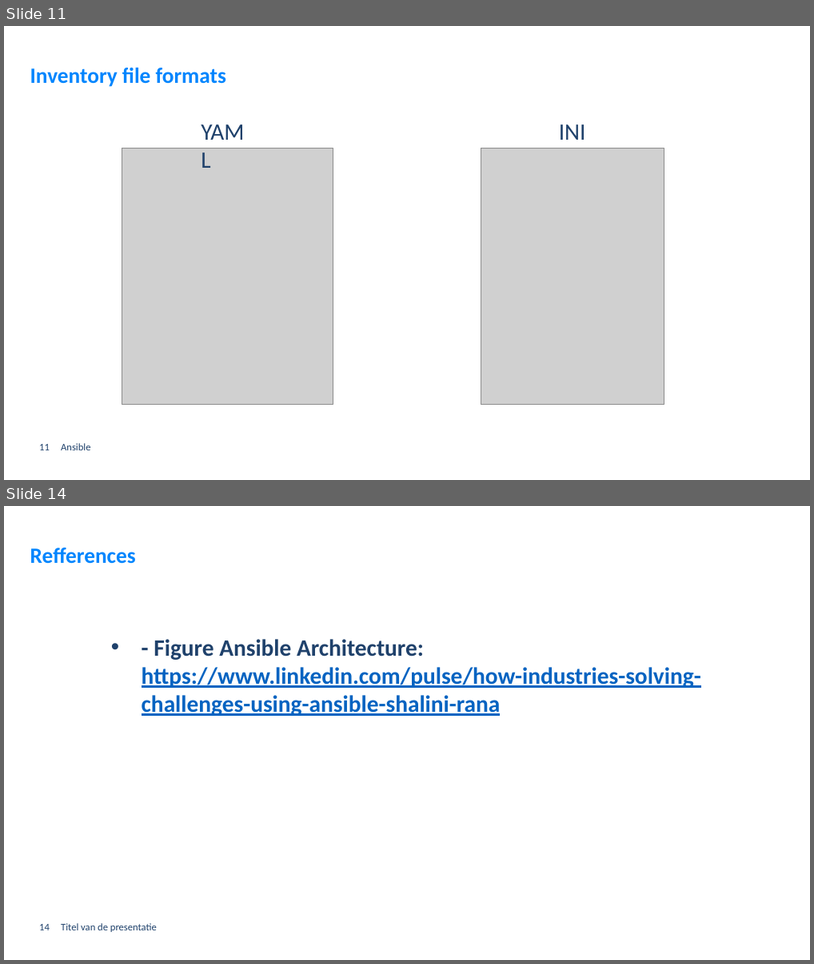
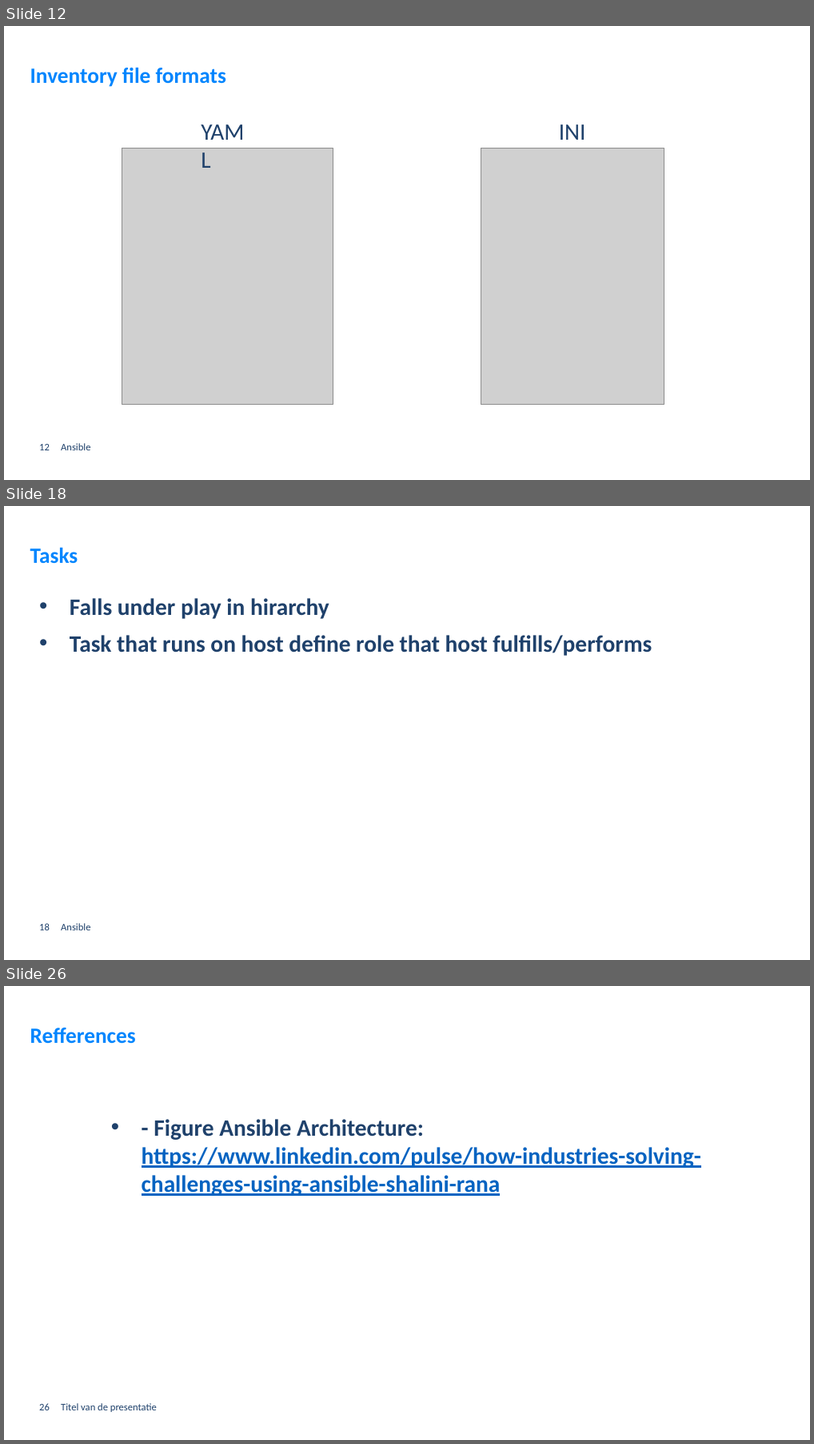
Before and after one commit to GerritVanMol/Ansible_Introduction-21_22, a slide deck: Documents/Ansible_BasicsAndHowToGetStarted.pptx. Shown one above the other, each under a label of ours: slides 11 and 14 before the commit, slides 12, 18 and 26 after it; the slides between them are not shown. The pictures are 814x964 and 814x1444 pixels, drawn with LibreOffice and Linux fonts; fonts in the diff are those of the drawing; grey boxes stand for pictures; background and template pictures are left out. Boxes give left, top, right and bottom in pixels: in the first picture for what was removed or moved away, otherwise in the second. Text is boxed around its words. In the diff, an @@ line names an element or a change of style, - is before the commit and + after.

Commit message:
update Ansible ppt

```diff
--- a/Documents/Ansible_BasicsAndHowToGetStarted.pptx
+++ b/Documents/Ansible_BasicsAndHowToGetStarted.pptx
@@ slide 18 added at [4, 506, 810, 960], background #FFFFFF @@
@@ title added at [30, 548, 78, 564], 26 pt, text #0085FE, bold @@
+Tasks
@@ text added at [70, 598, 652, 656], 28 pt, text #1F416B, bold @@
+• Falls under play in hirarchy
+• Task that runs on host define role that host fulfills/performs
@@ page number added at [39, 923, 50, 930], 12 pt, text #1F416B @@
+18
@@ text added at [61, 923, 90, 930], 12 pt, text #1F416B @@
+Ansible
@@ what was slide 11 is now slide 12 @@
@@ page number at [39, 444, 50, 450]: text changed @@
-11
+12
@@ what was slide 14 is now slide 26 @@
@@ page number at [39, 1403, 50, 1410]: text changed @@
-14
+26
```
Also in this commit, not shown: 7 slides changed, 11 other slides added, 1 other file.
